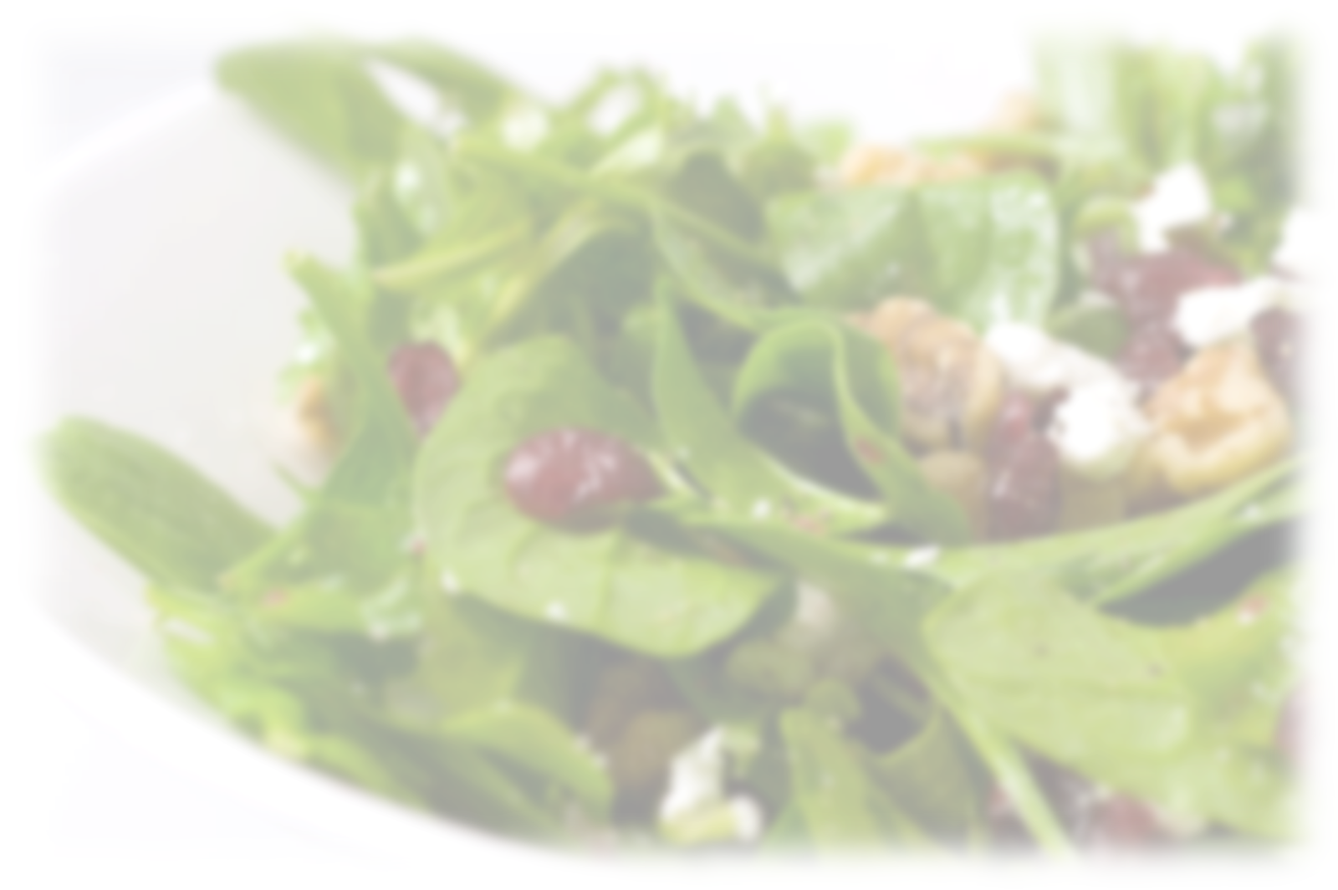
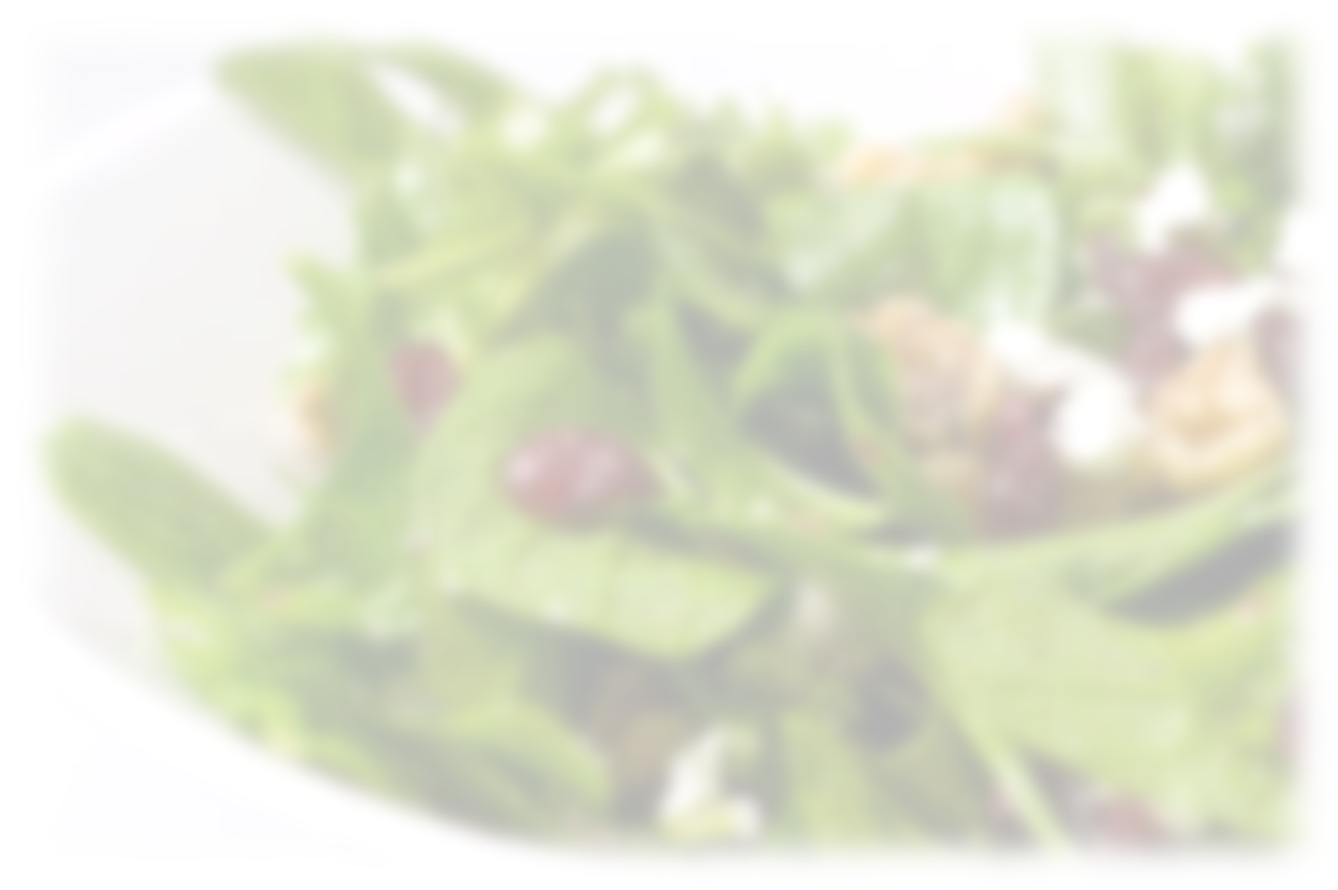
Revision of a layered 1338×890 image; what changed, layer by layer:
painted on "spinach-arugula-cranberry-walnut-salad.jpg" over [left=21, top=20, right=1321, bottom=872]
